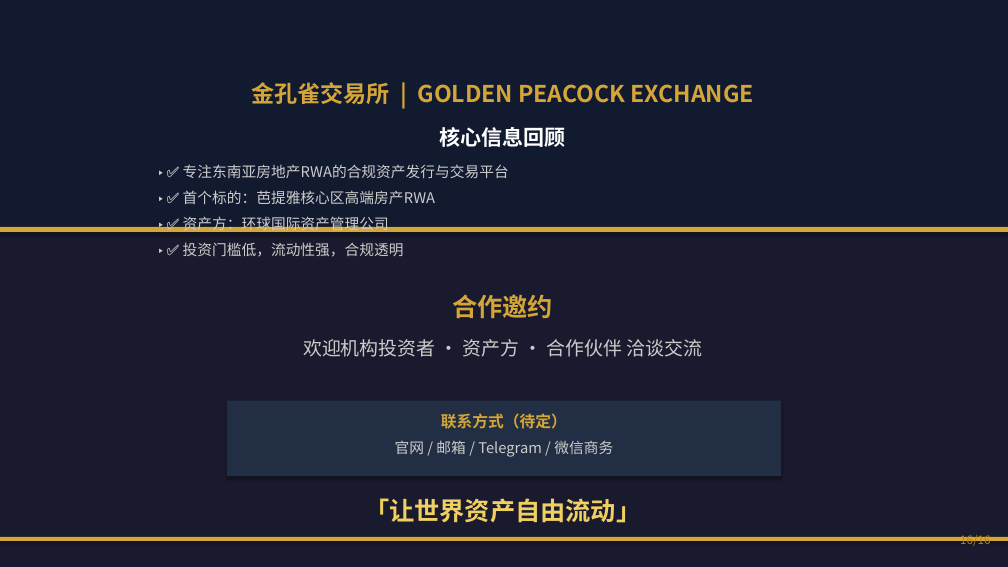
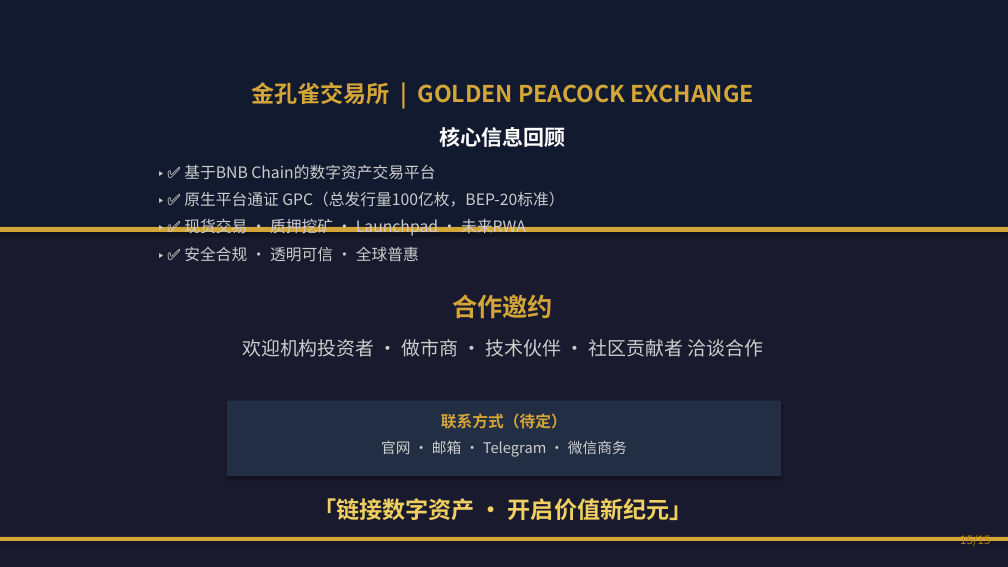
Before and after one commit to 7-Benson/golden-peacock-exchange, a slide deck: slide 15 of projects/金孔雀交易所PPT/金孔雀交易所_Golden_Peacock_Exchange.pptx (slide 16 before the commit). Drawn at 1008x567 pixels with LibreOffice and Linux fonts; fonts in the diff are those of the drawing. Boxes give left, top, right and bottom in pixels: in the first picture for what was removed or moved away, otherwise in the second. Text is boxed around its words. In the diff, an @@ line names an element or a change of style, - is before the commit and + after.

Commit message:
feat: 金孔雀交易所 — PPT全面重构为平台币+GPC通证叙事
变更说明：
- 方向从RWA首发调整为数字资产交易平台
- GPC平台通证（100亿枚，BEP-20）
- 代币分配：生态60%/储备15%/流动性10%/团队2%/创世节点1%/市场5%/基金会7%
- RWA调整为未来战略规划（Phase 2）
- 新增：价值主张/核心功能/代币释放计划/风控体系等页面
- 总页数：15页

```diff
--- a/projects/金孔雀交易所PPT/金孔雀交易所_Golden_Peacock_Exchange.pptx
+++ b/projects/金孔雀交易所PPT/金孔雀交易所_Golden_Peacock_Exchange.pptx
@@ text at box(184, 165, 564, 262): text changed; size 14 to 15 pt @@
-▸ ✅ 专注东南亚房地产RWA的合规资产发行与交易平台
-▸ ✅ 首个标的：芭提雅核心区高端房产RWA
-▸ ✅ 资产方：环球国际资产管理公司
-▸ ✅ 投资门槛低，流动性强，合规透明
+▸ ✅ 基于BNB Chain的数字资产交易平台
+▸ ✅ 原生平台通证 GPC（总发行量100亿枚，BEP-20标准）
+▸ ✅ 现货交易 · 质押挖矿 · Launchpad · 未来RWA
+▸ ✅ 安全合规 · 透明可信 · 全球普惠
@@ text at box(242, 339, 764, 357): text changed @@
-欢迎机构投资者 · 资产方 · 合作伙伴 洽谈交流
+欢迎机构投资者 · 做市商 · 技术伙伴 · 社区贡献者 洽谈合作
@@ text at box(381, 440, 627, 457): text changed @@
-官网 / 邮箱 / Telegram / 微信商务
+官网 · 邮箱 · Telegram · 微信商务
@@ text at box(313, 498, 692, 520): text changed; size 24 to 22 pt @@
-「让世界资产自由流动」
+「链接数字资产 · 开启价值新纪元」
```
Also in this commit, not shown: 7 other slides changed, 7 slides added, 8 slides removed, 3 other files.
